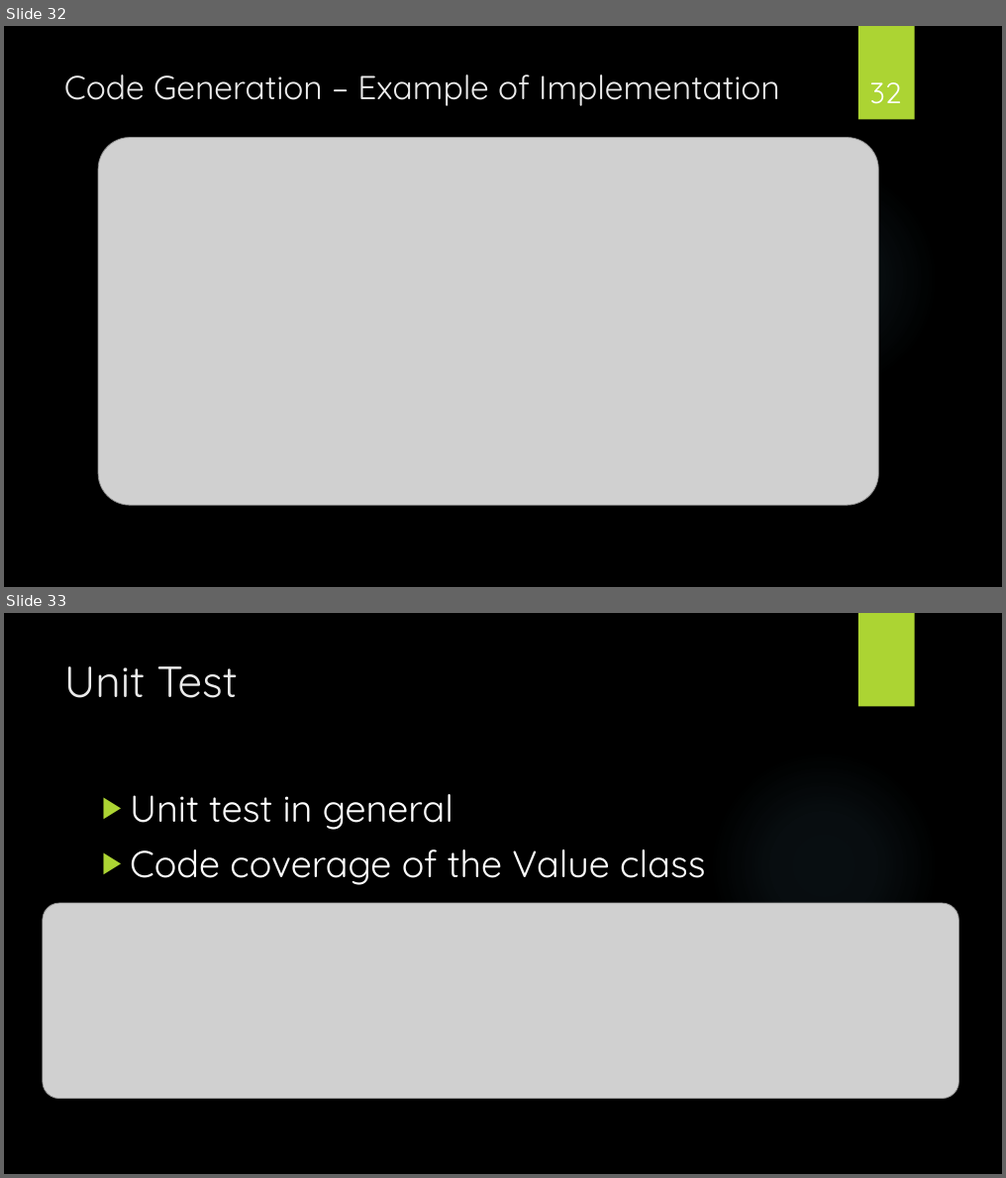
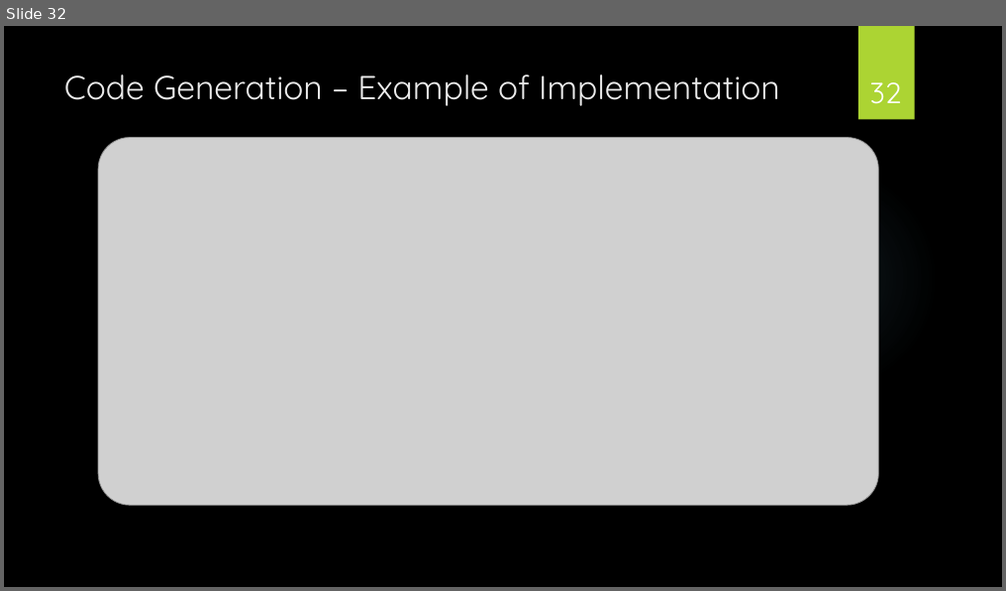
Before and after one commit to christianokeeffe/p4-sw407f13-aau-2013, a slide deck: P4 PræsentationNY.pptx. Shown one above the other, each under a label of ours: slides 32 and 33 before the commit, slide 32 after it. The pictures are 1006x1178 and 1006x591 pixels, drawn with LibreOffice and Linux fonts; fonts in the diff are those of the drawing; grey boxes stand for pictures; background and template pictures are left out. Boxes give left, top, right and bottom in pixels: in the first picture for what was removed or moved away, otherwise in the second. Text is boxed around its words. In the diff, an @@ line names an element or a change of style, - is before the commit and + after.

```diff
--- a/P4 PræsentationNY.pptx
+++ b/P4 PræsentationNY.pptx
@@ slide 33 removed at [4, 613, 1002, 1174], background picture (left out); not listed: 2 template elements that a slide beside it also shows @@
@@ title removed at [64, 666, 238, 698] @@
-Unit Test
@@ text removed at [130, 794, 705, 885] @@
-▶ Unit test in general
-▶ Code coverage of the Value class
@@ picture removed at [43, 903, 958, 1099] @@
```
Also in this commit, not shown: 4 slides changed, 3 slides added, 1 other slide removed.
